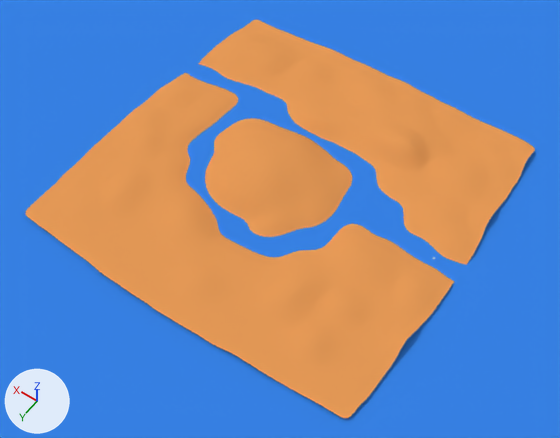
A saved change to the Blender file 31-SG/02-Scenes/sg-scene1.blend.
Camera for both pictures: a 50 mm camera at (-23.4, 37.0, 49.0) aimed at (-0.5, 5.1, -1.1). Lighting does not change. The marker at lower left points along +X, +Y and +Z.
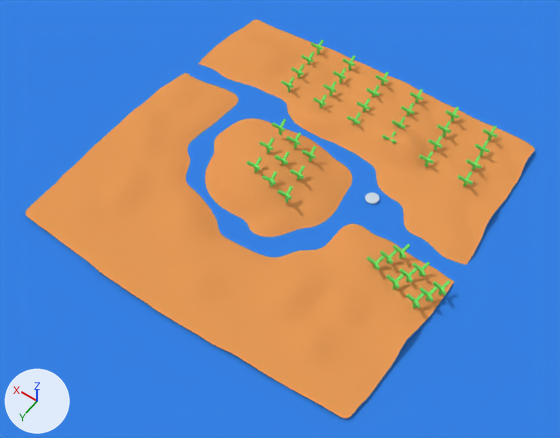
What differs and where, as boxes (x1, y1, x2, y2) in the pictures (560 x 438 px):
'Trees 2', added (green)
    after: (281, 40, 498, 187)
'Trees 3', added (green)
    after: (367, 244, 451, 308)
'Trees 1', added (green)
    after: (247, 119, 317, 203)
'Circle', moved, rescaled (not visible before)
    after: (365, 193, 379, 204)

The change, as a diff of the scene's bpy script:
```diff
--- a/31-SG/02-Scenes/sg-scene1.blend.py
+++ b/31-SG/02-Scenes/sg-scene1.blend.py
@@ mat_material @@
+mat_material = diffuse_material('Material')
+mat_material.base_color = (0.181, 0.8, 0.151)  # green #76e76c
@@ me_cube_001 @@
+me_cube_001.from_pydata(...)  # 32 vertices, 24 faces; spans x -6.93..6.93, y -7.61..6.25, z -1.3..2.0
+me_cube_001.materials.append(mat_material)  # green #76e76c
@@ ob_circle @@
 ob_circle = bpy.data.objects.new('Circle', me_circle)
-ob_circle.location = (-12.95, 2.04, -0.07)
+ob_circle.location = (-6.03, -0.21, -0.3)
 ob_circle.rotation_euler = (-0.0873, 0.105, 0.0)  # degrees (-5, 6, 0)
-ob_circle.scale = (0.0949, 0.0949, 0.0949)
+ob_circle.scale = (0.5, 0.5, 0.5)
 _m = ob_circle.modifiers.new('Subsurf', 'SUBSURF')
@@ ob_trees_1 @@
+ob_trees_1 = bpy.data.objects.new('Trees 1', me_cube_001)
+ob_trees_1.location = (0.0, 0.0, 1.73)
+ob_trees_1.rotation_euler = (1.047, 0.0, 2.094)  # degrees (60, 0, 120)
+ob_trees_1.scale = (0.1, 0.1, 0.4)
+ob_trees_1.instance_faces_scale = 0.6
+_m = ob_trees_1.modifiers.new('Array', 'ARRAY')
+_m.count = 3
+_m.fit_length = 22.2
+_m.constant_offset_displace = (0.0, 0.0, -0.65)
+_m.relative_offset_displace = (1.6, -0.3, 0.5)
+_m = ob_trees_1.modifiers.new('Array.001', 'ARRAY')
+_m.count = 3
+_m.fit_length = 22.2
+_m.constant_offset_displace = (0.0, 0.0, -0.65)
+_m.relative_offset_displace = (-0.2, -0.2, 0.5)
@@ ob_trees_2 @@
+ob_trees_2 = bpy.data.objects.new('Trees 2', me_cube_001.copy())
+ob_trees_2.location = (-10.92, -11.3, 1.26)
+ob_trees_2.rotation_euler = (1.047, 0.0, 2.094)  # degrees (60, 0, 120)
+ob_trees_2.scale = (0.1, 0.1, 0.4)
+ob_trees_2.instance_faces_scale = 0.6
+_m = ob_trees_2.modifiers.new('Array', 'ARRAY')
+_m.count = 4
+_m.fit_length = 22.2
+_m.constant_offset_displace = (0.0, 0.0, -0.65)
+_m.relative_offset_displace = (1.3, -0.3, 0.5)
+_m = ob_trees_2.modifiers.new('Array.001', 'ARRAY')
+_m.count = 6
+_m.fit_length = 22.2
+_m.constant_offset_displace = (0.0, 0.0, -0.65)
+_m.relative_offset_displace = (-0.3, -0.6, 0.8)
@@ ob_trees_3 @@
+ob_trees_3 = bpy.data.objects.new('Trees 3', me_cube_001.copy())
+ob_trees_3.location = (-14.93, 4.85, 0.99)
+ob_trees_3.rotation_euler = (1.03, 0.0, 1.78)  # degrees (59, 0, 102)
+ob_trees_3.scale = (0.1, 0.1, 0.4)
+ob_trees_3.instance_faces_scale = 0.6
+_m = ob_trees_3.modifiers.new('Array', 'ARRAY')
+_m.count = 3
+_m.fit_length = 22.2
+_m.constant_offset_displace = (0.0, 0.0, -0.65)
+_m.relative_offset_displace = (0.7, -0.2, 0.5)
+_m = ob_trees_3.modifiers.new('Array.001', 'ARRAY')
+_m.count = 3
+_m.fit_length = 22.2
+_m.constant_offset_displace = (0.0, 0.0, -0.65)
+_m.relative_offset_displace = (-0.3, -0.5, 0.6)
```
